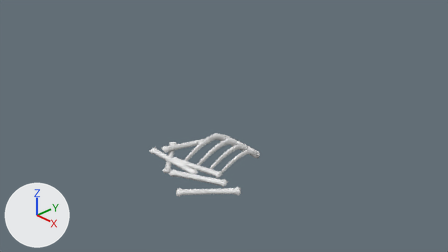
Before and after pictures for a commit that changed the Blender file Assets/Meshes/Pickup2.blend.
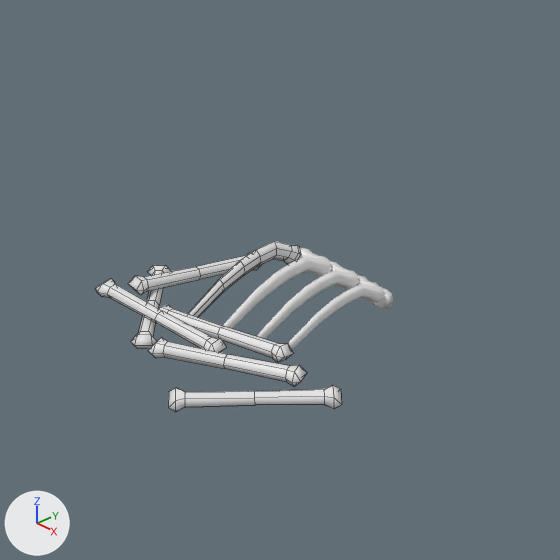
Each version appears first from the file's camera 'Camera', and next in a close-up on the part from 25% to 72% of the width and 17% to 100% of the height. Every picture has the same lights, and +X, +Y and +Z are marked at lower left. The close-ups show mesh edges as thin lines.

Script lines for the objects in view, before the commit:
```python
ob_circle_003 = bpy.data.objects.new('Circle.003', me_circle_003)
ob_circle_003.location = (0.642, 0.858, 0.055)
ob_circle_003.rotation_euler = (1.736, 0.0056, -0.0587)  # degrees (99, 0.3, -3.4)
ob_circle_003.scale = (0.0344, 0.0854, 0.0983)
ob_cylinder_001 = bpy.data.objects.new('Cylinder.001', me_cylinder_001)
ob_cylinder_001.location = (-0.611, -0.187, -0.136)
ob_cylinder_001.rotation_euler = (0.77, 1.571, 0.0)  # degrees (44, 90, 0)
ob_cylinder_001.scale = (0.0627, 0.0627, 0.509)
ob_cylinder_004 = bpy.data.objects.new('Cylinder.004', me_cylinder_004)
ob_cylinder_004.location = (0.144, -0.074, -0.118)
ob_cylinder_004.rotation_euler = (-1.571, -1.827, -1.308)  # degrees (-90, -105, -75)
ob_cylinder_004.scale = (0.0627, 0.0627, 0.509)
ob_cylinder_005 = bpy.data.objects.new('Cylinder.005', me_cylinder_005)
ob_cylinder_005.location = (1.027, -0.502, -0.111)
ob_cylinder_005.rotation_euler = (-1.571, 1.93, -0.722)  # degrees (-90, 111, -41)
ob_cylinder_005.scale = (0.0627, 0.0627, 0.509)
# also in view: 'Cylinder.002' at (-0.69, 0.37, -0.07); 'Cylinder.003' at (-0.3, -0.35, -0.05); 'Circle.002' at (0.34, 0.71, -0.05); 'Cylinder.006' at (0.49, -0.32, -0.12); 'Circle.001' at (0.0, 0.68, -0.06)
```
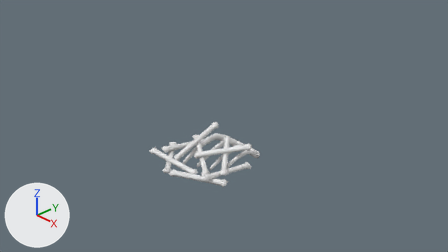
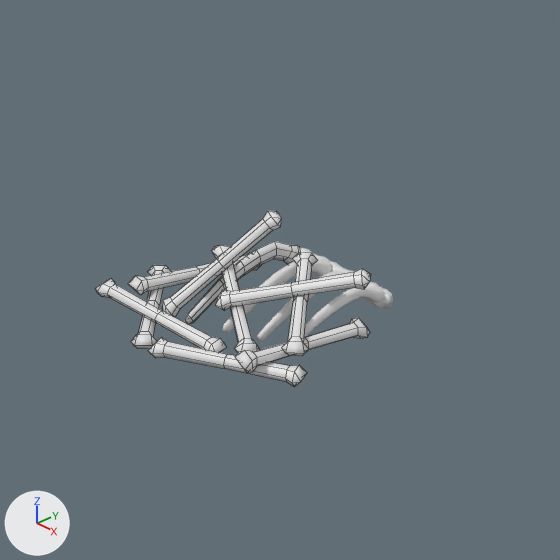
What the commit changed:
Object 'Cylinder.005' (ob_cylinder_005) moves from (1.027, -0.502, -0.111) to (0.79, 0.23, -0.062).
Object 'Cylinder.005' (ob_cylinder_005) turns from (-90, 111, -41) to (-71, 112, 13) degrees about x, y and z.
Object 'Cylinder.004' (ob_cylinder_004) moves from (0.144, -0.074, -0.118) to (-0.029, 0.221, 0.007).
Object 'Cylinder.004' (ob_cylinder_004) turns from (-90, -105, -75) to (135, -69, 16) degrees about x, y and z.
Object 'Cylinder.007' (ob_cylinder_007) is new; it shows a copy of the mesh of ob_cylinder_001.
Its location is (-0.329, 0.337, 0.171).
Its rotation in degrees is (180, 53, 63).
Its scale is (0.0627, 0.0627, 0.509).
It gains a MIRROR modifier named 'Mirror'.
Modifier setting: use_axis = (False, False, True).
Object 'Cylinder.008' (ob_cylinder_008) is new; it shows a copy of the mesh of ob_cylinder_001.
Its location is (0.486, 0.469, 0.096).
Its rotation in degrees is (-11, -82, -36).
Its scale is (0.0627, 0.0627, 0.509).
It gains a MIRROR modifier named 'Mirror'.
Modifier setting: use_axis = (False, False, True).
Object 'Cylinder.009' (ob_cylinder_009) is new; it shows a copy of the mesh of ob_cylinder_001.
Its location is (0.406, 0.458, 0.179).
Its rotation in degrees is (7.4, -103, 34).
Its scale is (0.0627, 0.0627, 0.509).
It gains a MIRROR modifier named 'Mirror'.
Modifier setting: use_axis = (False, False, True).

Changed parts and their boxes (x1, y1, x2, y2) in the close-ups (560 x 560 px):
'Cylinder.005', moved, turned
    before: (168, 385, 342, 412)
    after: (235, 318, 370, 373)
'Cylinder.004', moved, turned
    before: (159, 305, 293, 363)
    after: (212, 245, 260, 352)
'Cylinder.009', added
    after: (215, 269, 371, 310)
'Cylinder.007', added
    after: (162, 211, 282, 316)
'Cylinder.008', added
    after: (281, 253, 317, 356)
